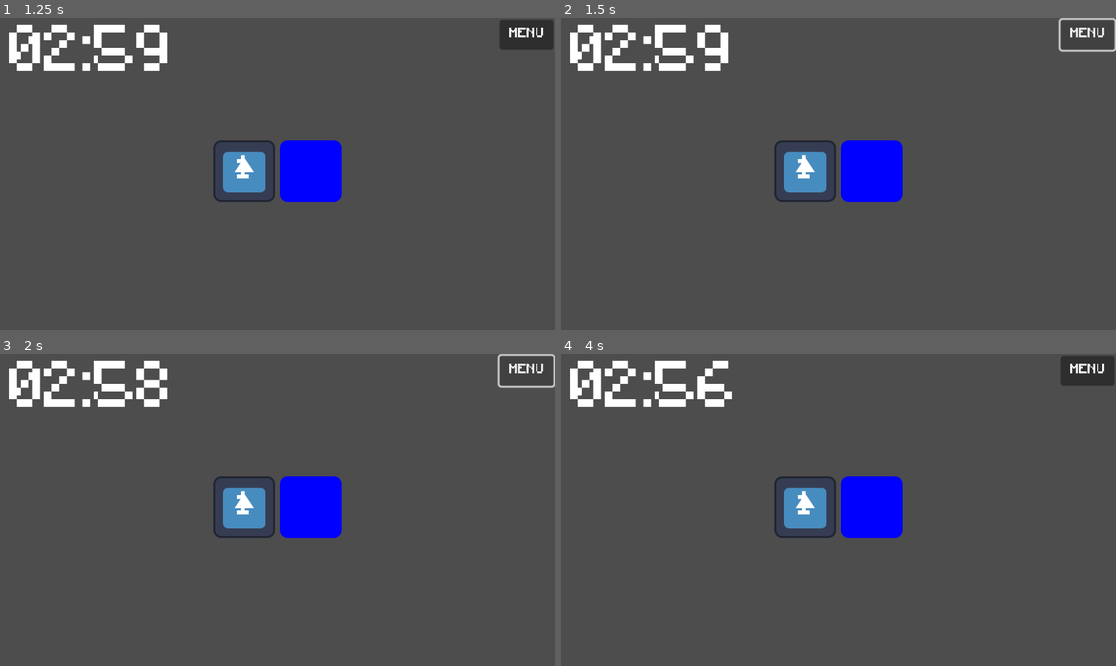
Above: before the commit, frames 1-4 (two rows, left to right).
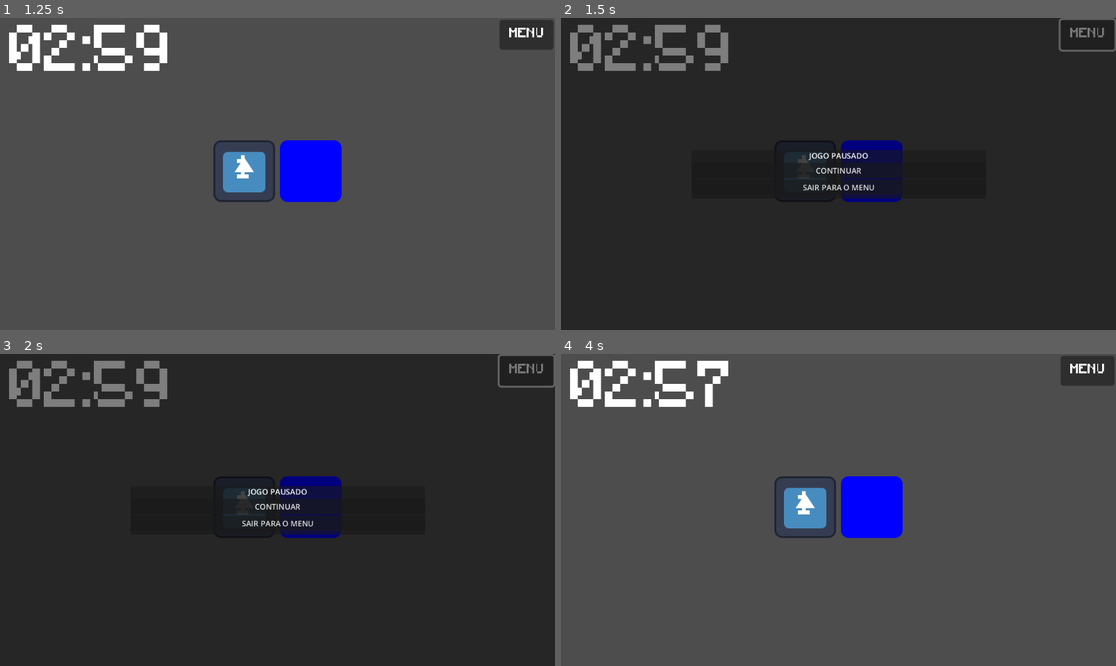
Above: after the commit, the same moments.

Repository: Estefano-Alfredo/Jogo-ASSARTE
Game: Godot game, scene res://Nos de Nivel/Nivel 2/nivel_2.tscn
The game is run twice, just before and just after one commit, with the same random seed, the same clock (stepped at 60 frames per second) and the same inputs. This scene is started directly instead of the project's main scene. The engine's default icon, where the game draws it, is replaced by a stand-in: a white triangle on a blue panel in a dark square.
Inputs (mouse positions are in pixels of both pictures, inside the frame that each line leads up to):
- Up to frame 1 (1.25 s): click (244, 170) at 0.52 s
- Up to frame 2 (1.5 s): click "MENU" at 1.25 s
- Up to frame 3 (2 s): no input
- Up to frame 4 (4 s): click (838, 506) at 2 s, where only the run after the commit has a clickable "CONTINUAR"; click (805, 506) at 2.77 s; click (805, 506) at 3.52 s

Frame 1 is identical in both runs. In frame 2, 100% of the frame differs, in the area x 0-100%, y 0-100%; in frame 3, 100%; in frame 4, 0.5%.

Commit message:
botão de sair fase 1 e 2
mudanças no script nivel_1 e nivel_2

Diff:
--- a/bio-geometria/bio-geometria/Nos de Nivel/Nivel 2/nivel_2.gd
+++ b/bio-geometria/bio-geometria/Nos de Nivel/Nivel 2/nivel_2.gd
@@ -4,19 +4,19 @@
 var acertos : int = 0
 #const Carta = preload("uid://bfxmnen770jbj")
 
+const POPUP_PAUSA_SCENE = preload("res://botao_pausa.tscn")
+const MENU_PATH = "res://Nos de Menu/menu.tscn"
+
 @onready var anim := $"../Transicao/AnimationPlayer"
 
 func _init() -> void:
 	pass
 
-
 func _ready() -> void:
-	var all_descendants = find_children("*", "Control", false, false)
-	for node in all_descendants:
-		count = count + 1
+	var card_nodes = get_tree().get_nodes_in_group("Cards")
+	count = card_nodes.size()
 	@warning_ignore("integer_division")
-	count = count / 2
-	for i in count:
+	for i in range(count / 2):
 		print("i:" + str(i))
 		cartas.append(i+1)
 		cartas.append(i+1)
@@ -24,29 +24,40 @@
 	Global.selecionado_2 = 0
 	cartas.shuffle()
 	var i := 0
-	for node in all_descendants:
+	for node in card_nodes:
 		node.valor_da_carta = cartas[i]
 		i = i + 1
 
+func _on_carta_teste() -> void:
+	var card_nodes = get_tree().get_nodes_in_group("Cards")
 
-func _on_carta_teste() -> void:
-
-	var all_descendants = find_children("*", "Control", false, false)
 	await get_tree().create_timer(1.0).timeout
 	if Global.selecionado_1 != Global.selecionado_2:
-		Global.erros_nivel_2 += 1
-		for node in all_descendants:
+		#Global.erros_nivel_2 += 1
+		for node in card_nodes:
 			if node.correto == false:
 				if node.amostra:
 					node.esconder_carta()
 	else:
 		acertos += 1
-		for node in all_descendants:
+		for node in card_nodes:
 			if node.amostra:
 				node.correto = true
-		if acertos == count:
+		if acertos == (count/2):
 			anim.play("fade_in")
 			await anim.animation_finished
 			get_tree().change_scene_to_file("res://Nos de Nivel/Nivel 3/Nivel 3.tscn")
 	Global.selecionado_1 = 0
 	Global.selecionado_2 = 0
+
+func _on_sair_pressed() -> void:
+	var popup_pausa = POPUP_PAUSA_SCENE.instantiate()
+	#conecta o sinal de do popup à função de transição
+	popup_pausa.sair_pressionado.connect(_voltar_para_o_menu)
+	#adiciona o popup à árvore (isso vai pausar o jogo)
+	add_child(popup_pausa)
+
+func _voltar_para_o_menu() -> void:
+	#anim.play("fade_in")
+	#await anim.animation_finished
+	get_tree().change_scene_to_file(MENU_PATH)
--- a/bio-geometria/bio-geometria/Nos de Nivel/Nivel 2/nivel_2.tscn
+++ b/bio-geometria/bio-geometria/Nos de Nivel/Nivel 2/nivel_2.tscn
@@ -13,6 +13,7 @@
 anchor_bottom = 1.0
 grow_horizontal = 2
 grow_vertical = 2
+script = ExtResource("1_vc3to")
 
 [node name="GridContainer" type="GridContainer" parent="."]
 layout_mode = 1
@@ -32,10 +33,10 @@
 columns = 3
 script = ExtResource("1_vc3to")
 
-[node name="Nova carta" parent="GridContainer" instance=ExtResource("2_i26w3")]
+[node name="Nova carta" parent="GridContainer" groups=["Cards"] instance=ExtResource("2_i26w3")]
 layout_mode = 2
 
-[node name="Nova carta2" parent="GridContainer" instance=ExtResource("2_i26w3")]
+[node name="Nova carta2" parent="GridContainer" groups=["Cards"] instance=ExtResource("2_i26w3")]
 layout_mode = 2
 
 [node name="Transicao" parent="." instance=ExtResource("3_i26w3")]
@@ -49,7 +50,7 @@
 offset_bottom = 14.0
 tempo = 180
 
-[node name="SAIR" type="Button" parent="."]
+[node name="sair" type="Button" parent="."]
 layout_mode = 1
 anchors_preset = 1
 anchor_left = 1.0
@@ -68,3 +69,4 @@
 
 [connection signal="teste" from="GridContainer/Nova carta" to="GridContainer" method="_on_carta_teste"]
 [connection signal="teste" from="GridContainer/Nova carta2" to="GridContainer" method="_on_carta_teste"]
+[connection signal="pressed" from="sair" to="." method="_on_sair_pressed"]
--- a/bio-geometria/bio-geometria/botao_pausa.tscn
+++ b/bio-geometria/bio-geometria/botao_pausa.tscn
@@ -3,6 +3,7 @@
 [ext_resource type="Script" uid="uid://dif6hn73kjgpp" path="res://botao_pausa.gd" id="1_qvf6g"]
 
 [node name="Control" type="Control"]
+process_mode = 2
 layout_mode = 3
 anchors_preset = 15
 anchor_right = 1.0
@@ -12,9 +13,13 @@
 script = ExtResource("1_qvf6g")
 
 [node name="ColorRect" type="ColorRect" parent="."]
-layout_mode = 0
-offset_right = 40.0
-offset_bottom = 40.0
+layout_mode = 1
+anchors_preset = 15
+anchor_right = 1.0
+anchor_bottom = 1.0
+grow_horizontal = 2
+grow_vertical = 2
+color = Color(0, 0, 0, 0.5058824)
 
 [node name="Panel" type="Panel" parent="ColorRect"]
 layout_mode = 1
@@ -23,10 +28,10 @@
 anchor_top = 0.5
 anchor_right = 0.5
 anchor_bottom = 0.5
-offset_left = 344.0
-offset_top = 319.0
-offset_right = 955.0
-offset_bottom = 420.0
+offset_left = -305.5
+offset_top = -50.5
+offset_right = 305.5
+offset_bottom = 50.5
 grow_horizontal = 2
 grow_vertical = 2
 
@@ -49,7 +54,7 @@
 
 [node name="sair_para_o_menu" type="Button" parent="ColorRect/Panel/VBoxContainer"]
 layout_mode = 2
-text = "VOLTAR PARA O MENU"
+text = "SAIR PARA O MENU"
 
 [connection signal="pressed" from="ColorRect/Panel/VBoxContainer/continuar" to="." method="_on_continuar_pressed"]
 [connection signal="pressed" from="ColorRect/Panel/VBoxContainer/sair_para_o_menu" to="." method="_on_sair_para_o_menu_pressed"]
